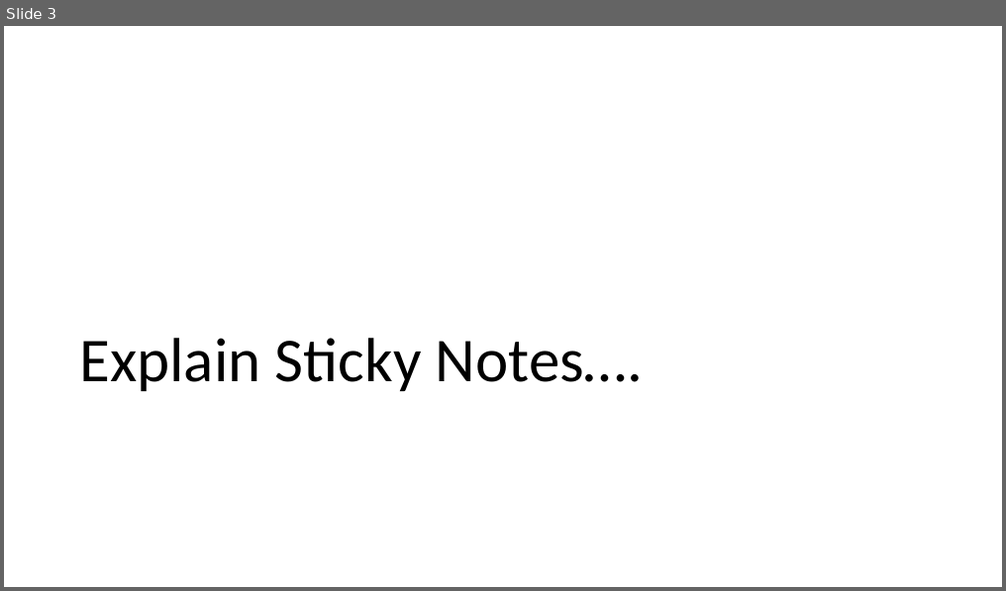
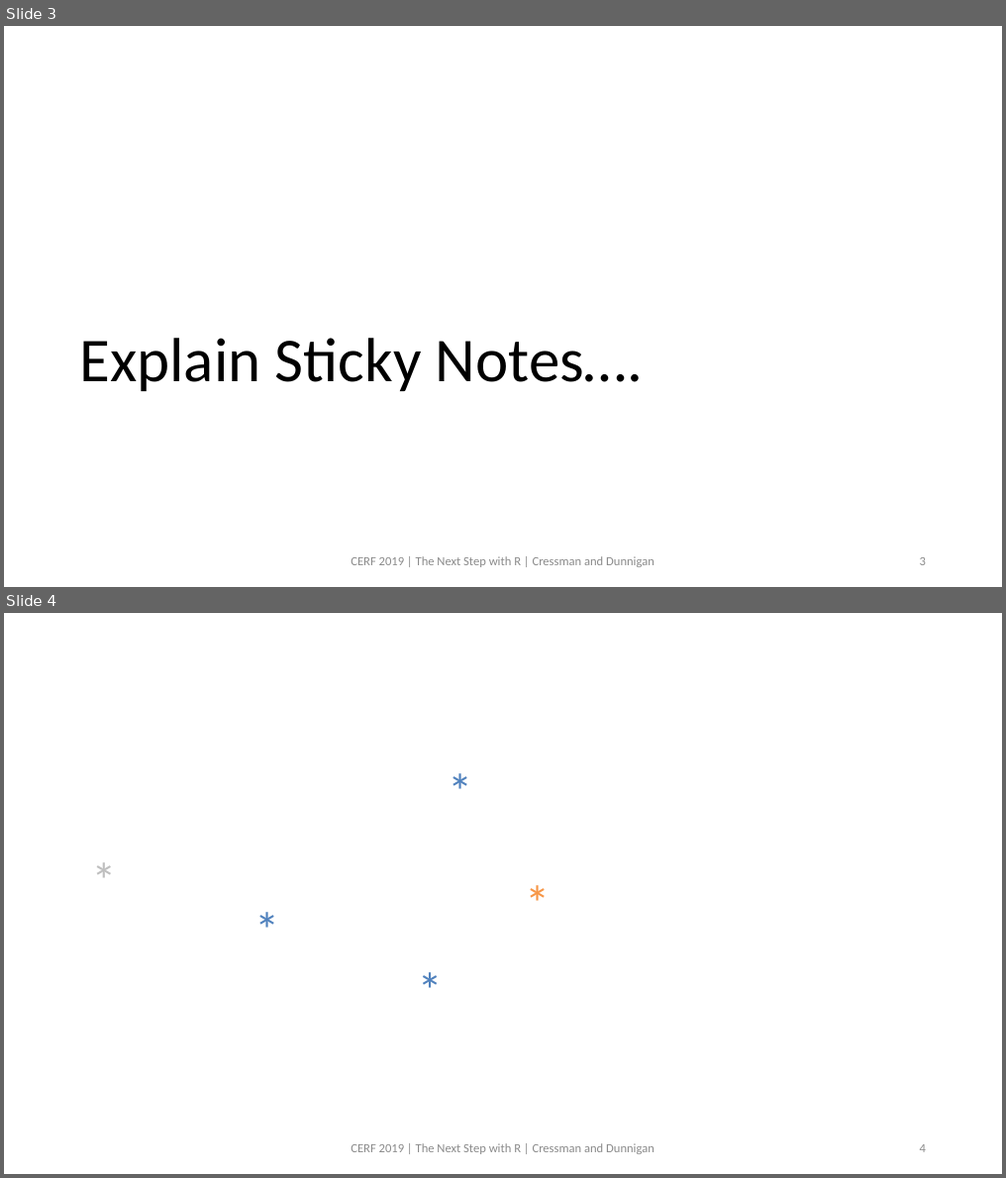
Before and after one commit to swmpkim/2019_CERF, a slide deck: slides/00_Introduction.pptx. Shown one above the other, each under a label of ours: slide 3 before the commit, slides 3 and 4 after it. The pictures are 1006x591 and 1006x1178 pixels, drawn with LibreOffice and Linux fonts; fonts in the diff are those of the drawing; background and template pictures are left out. Boxes give left, top, right and bottom in pixels: in the first picture for what was removed or moved away, otherwise in the second. Text is boxed around its words. In the diff, an @@ line names an element or a change of style, - is before the commit and + after.

```diff
--- a/slides/00_Introduction.pptx
+++ b/slides/00_Introduction.pptx
@@ slide 4 added at bbox=[4, 613, 1002, 1174], background picture (left out) @@
@@ text added at bbox=[441, 756, 475, 824], 48 pt, text #4F81BD @@
+*
@@ text added at bbox=[84, 845, 119, 913], 48 pt, text #BFBFBF @@
+*
@@ text added at bbox=[518, 868, 552, 937], 48 pt, text #F79646 @@
+*
@@ text added at bbox=[248, 894, 282, 962], 48 pt, text #4F81BD @@
+*
@@ text added at bbox=[411, 955, 445, 1023], 48 pt, text #4F81BD @@
+*
@@ text added at bbox=[350, 1144, 654, 1155], 12 pt, text #8C8C8C @@
+CERF 2019 | The Next Step with R | Cressman and Dunnigan
@@ page number added at bbox=[920, 1145, 926, 1153], 12 pt, text #8C8C8C @@
+4
@@ slide 3 changed as well @@
@@ text added at bbox=[350, 557, 654, 568], 12 pt, text #8C8C8C @@
+CERF 2019 | The Next Step with R | Cressman and Dunnigan
@@ page number added at bbox=[920, 558, 926, 566], 12 pt, text #8C8C8C @@
+3
```
Also in this commit, not shown: 10 other slides changed, 2 other slides added, 3 slides removed.
